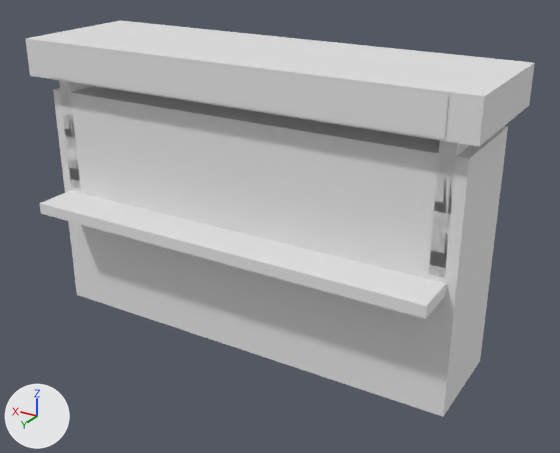
Two versions of the OBJ model lobo-infinity-portal/public/assets/maps/asterion-campus-20261105-r2/coffee.obj, one commit apart.
Camera for both pictures: a 50 mm camera at (-3.34, 5.15, 3.66) aimed at (-0.23, -0.04, 1.07). Every picture has the same lights, and +X, +Y and +Z are marked at lower left. The first picture is the older version. Where no turn or scale is listed for an object, it has been applied to the vertices.

The scene before the commit, as lines of its bpy script (objects in view):
```python
me_coffee = bpy.data.meshes.new('coffee')
me_coffee.from_pydata(...)  # 112 vertices, 182 faces; spans x -2.0..2.0, y -0.72..0.71, z 0.0..2.52
ob_coffee = bpy.data.objects.new('coffee', me_coffee)
ob_coffee.location = (0.0, 0.0, 0.0)
```
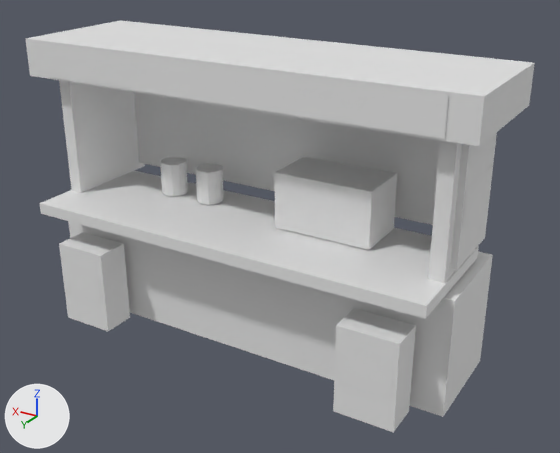
Pixel boxes [x1, y1, x2, y2] of what changed, in the pictures (560 x 453 px; the box of a moved part takes in the faces that stretch with it):
'coffee', reshaped
    before: [26, 20, 535, 417]
    after: [26, 20, 535, 433]
part 1 of me_coffee, added
    after: [333, 308, 416, 433]
part 2 of me_coffee, added
    after: [59, 232, 130, 331]
part 3 of me_coffee, added
    after: [450, 132, 497, 270]
part 4 of me_coffee, moved or reshaped
    before: [53, 82, 508, 417]
    after: [60, 82, 493, 417]

What changed in the scene script:
```text
Change me_coffee:
    used by ob_coffee; location = (0.0, 0.0, 0.0)
    remove me_coffee.from_pydata(...)  # 112 vertices, 182 faces; spans x -2.0..2.0, y -0.72..0.71, z 0.0..2.52
    add me_coffee.from_pydata(...)  # 148 vertices, 224 faces; spans x -2.0..2.0, y -0.72..0.71, z 0.0..2.52
    me_coffee part 1: a new loose piece, a box spanning x -1.65..-1.15, y 0.4..0.7, z 0.0..0.76
    me_coffee part 2: a new loose piece, a box spanning x 1.15..1.65, y 0.4..0.7, z 0.0..0.76
    me_coffee part 3: a new loose piece, a box spanning x -1.86..-1.79, y -0.43..0.23, z 1.19..2.13
    me_coffee part 4
    4 vertices are removed from x -1.9..1.9, y -0.57..0.33, z 2.06
    10 faces are deleted
    8 vertices in x -1.81..1.81, y -0.57..0.33, z 1.16 move by (0.0, 0.0, -0.04)
    8 vertices in x -1.81..1.81, y -0.57..0.33, z 2.28 move by (0.0, 0.0, 0.04)
    8 vertices in x -1.12..-0.28, y -0.36..0.12, z 1.11..1.59 move by (0.0, 0.0, 0.02)
    16 vertices are added at x -1.9..1.9, y -0.57..0.7, z 0.28..1.8
    16 new faces join them
```
